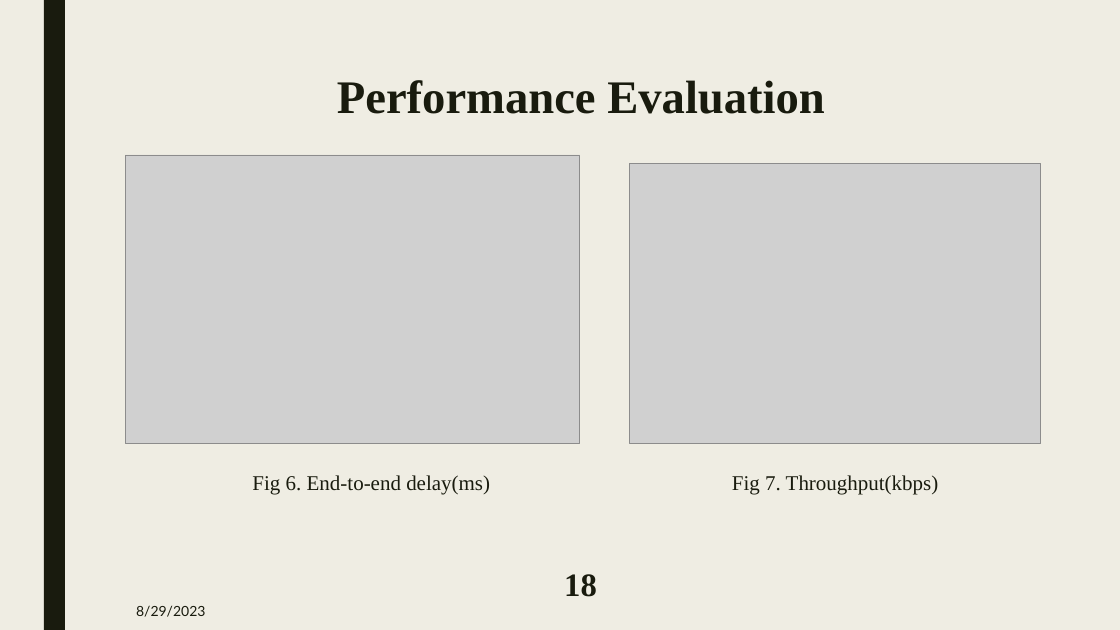
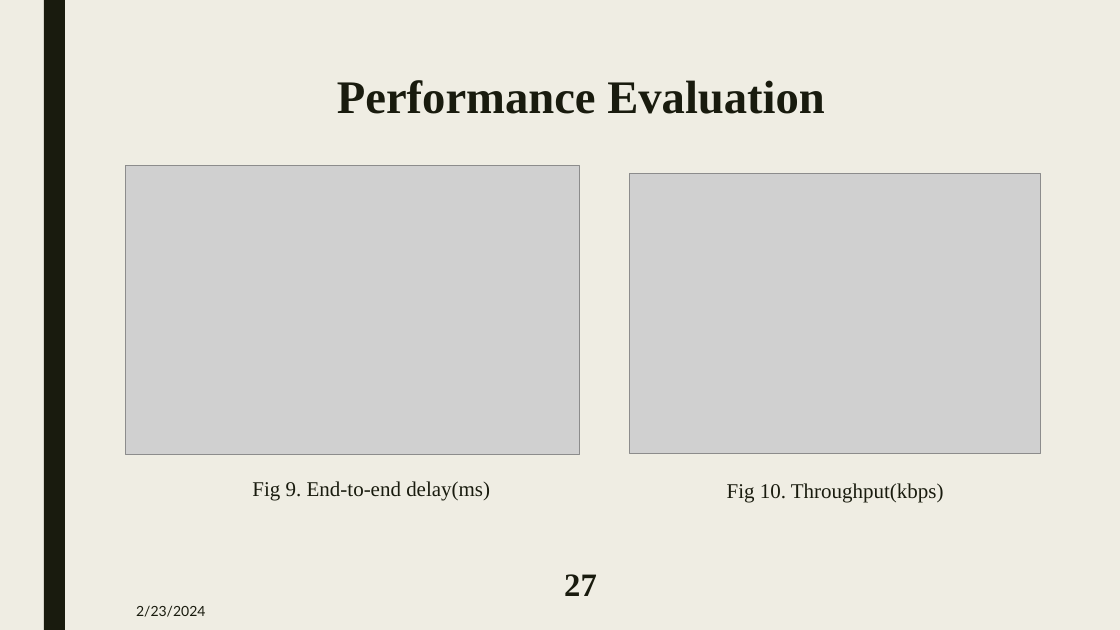
Before and after one commit to MAZHAR1807102/Thesis, a slide deck: slide 27 of 1807102-Predefence.pptx (slide 18 before the commit). Drawn at 1120x630 pixels with LibreOffice and Linux fonts; fonts in the diff are those of the drawing; grey boxes stand for pictures. Boxes give left, top, right and bottom in pixels: in the first picture for what was removed or moved away, otherwise in the second. Text is boxed around its words. In the diff, an @@ line names an element or a change of style, - is before the commit and + after.

```diff
--- a/1807102-Predefence.pptx
+++ b/1807102-Predefence.pptx
@@ picture: place and size @@
-picture at [125, 155, 580, 444]
+picture at [125, 166, 580, 455]
@@ picture: place and size @@
-picture at [630, 163, 1041, 444]
+picture at [630, 173, 1041, 454]
@@ text at [252, 481, 490, 501]: text changed @@
-Fig 6. End-to-end delay(ms)
+Fig 9. End-to-end delay(ms)
@@ text at [727, 483, 944, 503]: text changed @@
-Fig 7. Throughput(kbps)
+Fig 10. Throughput(kbps)
@@ page number at [564, 574, 597, 596]: text changed @@
-18
+27
@@ text at [136, 605, 205, 617]: text changed @@
-8/29/2023
+2/23/2024
```
Also in this commit, not shown: 22 other slides changed, 9 slides added, 25 other files.
